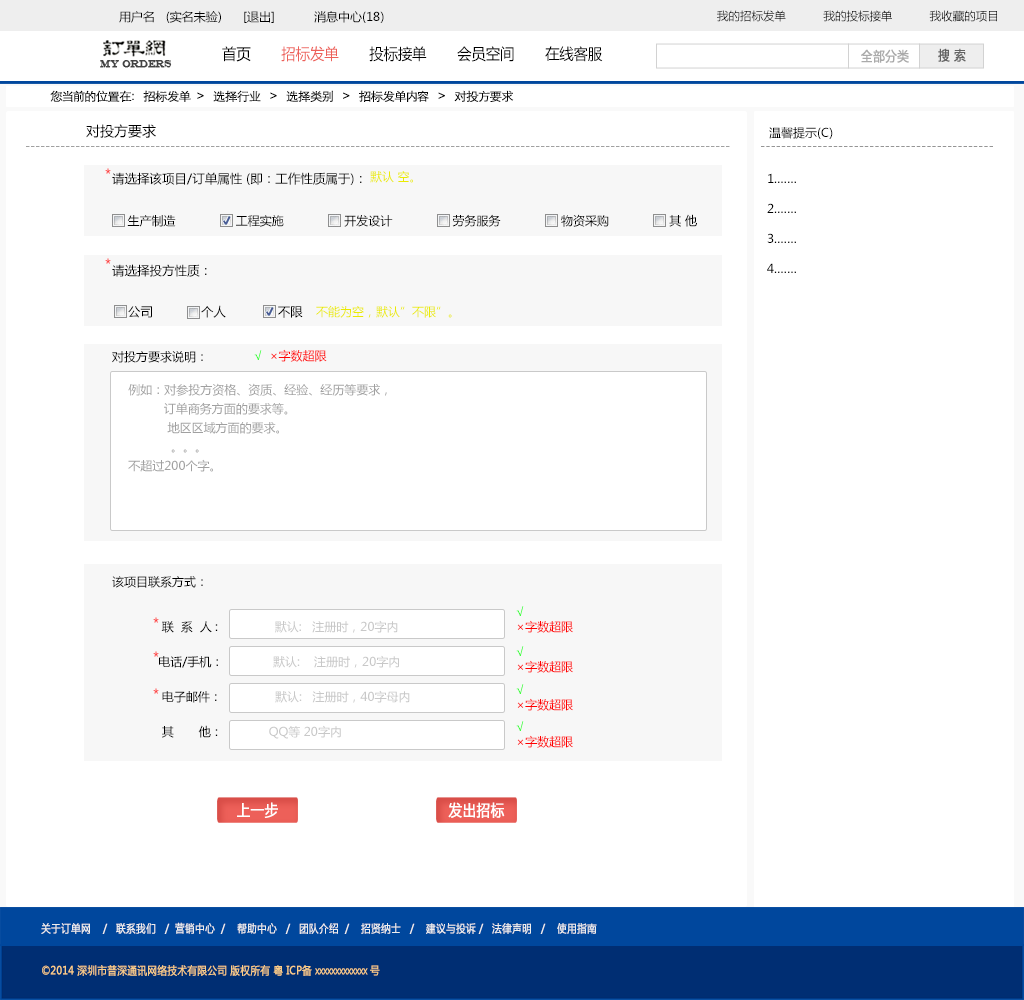
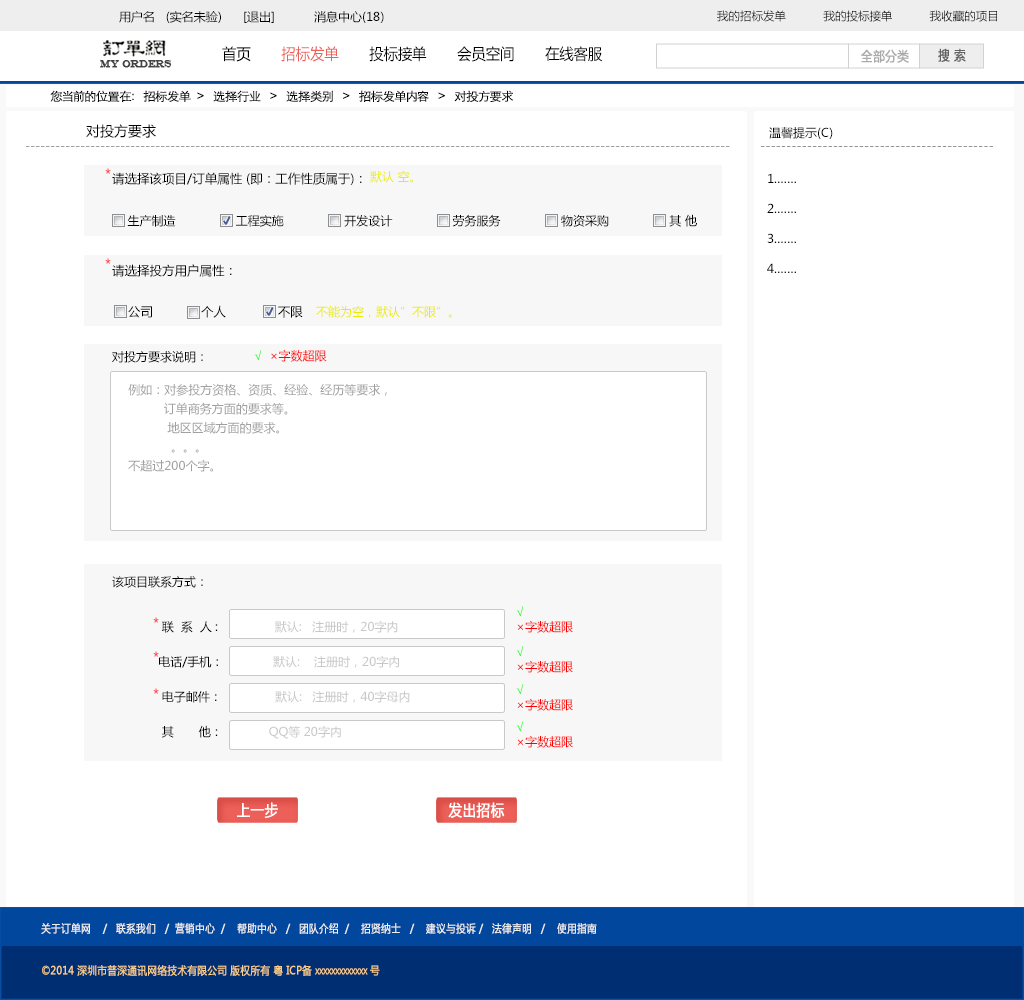
Before/after of a w=1024, h=1000 layered artwork. What changed in the layer stack:
renamed "请选择投方性质：" to "请选择投方用户属性：", painted on it over <box>174,264,232,277</box>
